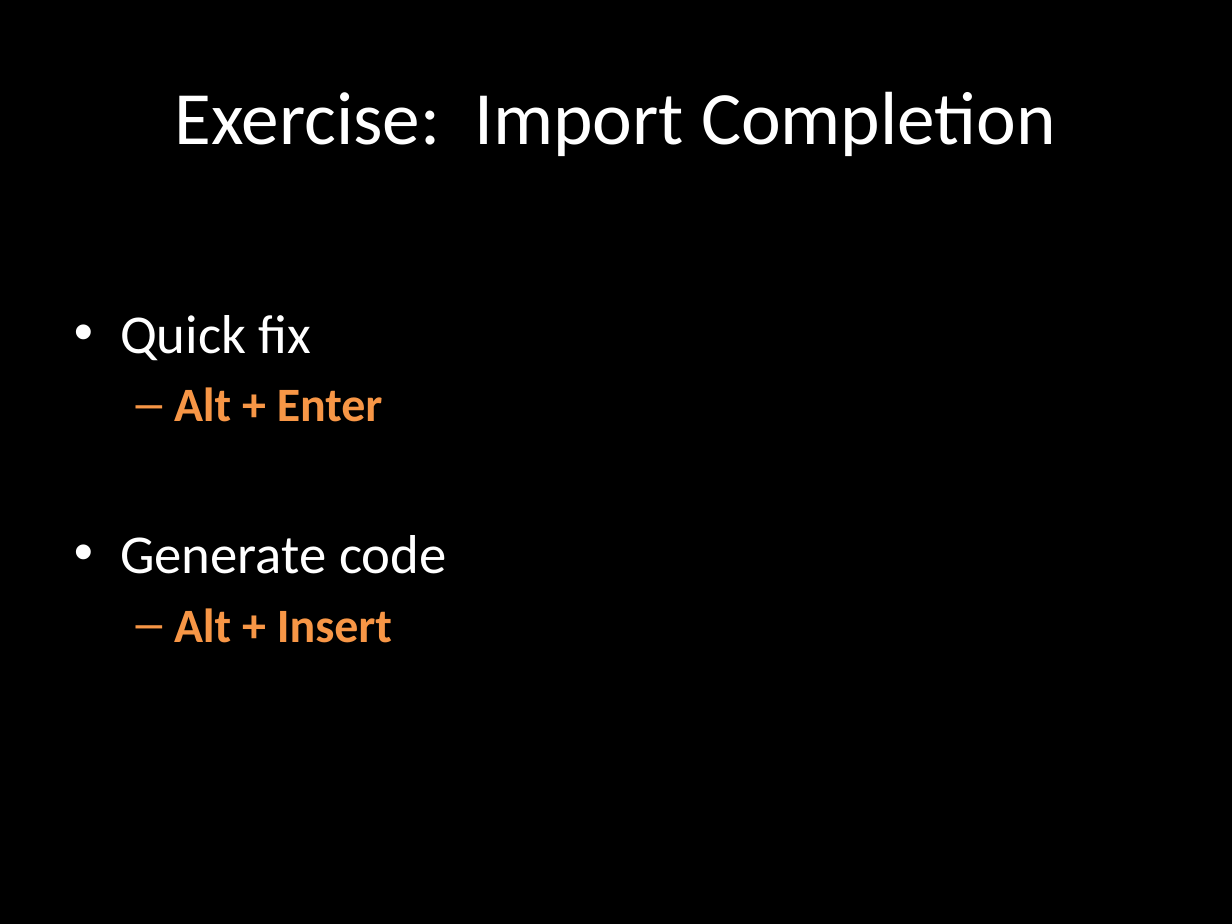
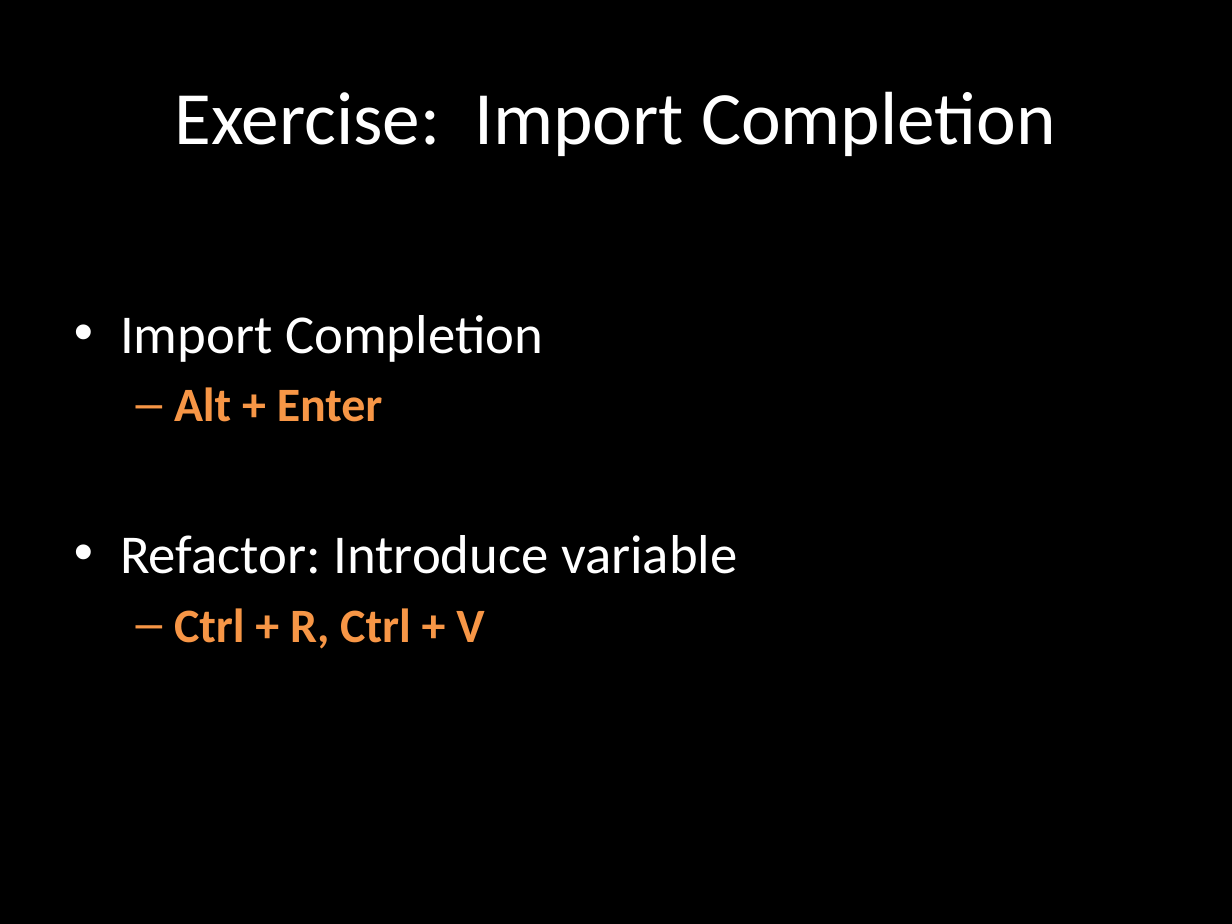
Before and after one commit to rasmuskl/ReSharperCourse, a slide deck: slide 23 of Presentations/2 - Exercises - ReSharper Course.pptx (slide 22 before the commit). Drawn at 1232x924 pixels with LibreOffice and Linux fonts; fonts in the diff are those of the drawing. Boxes give left, top, right and bottom in pixels: in the first picture for what was removed or moved away, otherwise in the second. Text is boxed around its words. In the diff, an @@ line names an element or a change of style, - is before the commit and + after.

```diff
--- a/Presentations/2 - Exercises - ReSharper Course.pptx
+++ b/Presentations/2 - Exercises - ReSharper Course.pptx
@@ text at <box>120,315,543,362</box>: text changed @@
-• Quick fix
+• Import Completion
@@ text at <box>120,535,738,649</box>: text changed @@
-• Generate code
-  – Alt + Insert
+• Refactor: Introduce variable
+  – Ctrl + R, Ctrl + V
```
Also in this commit, not shown: 8 other slides changed, 6 slides added, 1 slide removed, 9 other files.
